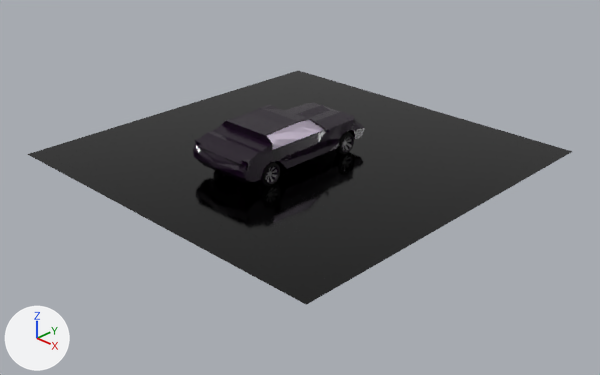
The Blender file Blender/BroomBroom2.blend: old version first, new version second.
One viewpoint serves both versions: a 50 mm camera at (12.47, -12.2, 7.01) aimed at (0.42, 0.16, -1.2). Lighting does not change. The marker at lower left points along +X, +Y and +Z.
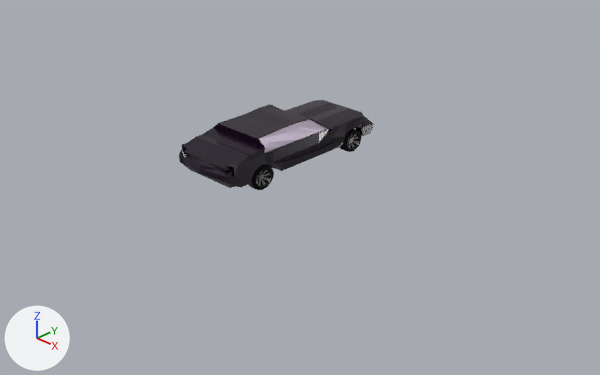
The change, as JSON lines over the scene's bpy script:
```json
{"block": "me_cube", "where": "me_cube.from_pydata(...)  # 743 vertices, 707 faces; spans x -3.32..0.0, y -2.67..11.66, z -2.25..1.91"}
{"block": "me_cube", "where": "# used by ob_cube; location = (0.0, 1.2, -0.07); scale = (-0.273, -0.273, -0.273)"}
{"block": "me_cube", "change": "me_cube part 1: the whole mesh is scaled about its middle by (1, 1.19, 1), then moved by (0.0, 0.13, 0.0)"}
{"op": "add", "block": "ob_plane", "code": "ob_plane.hide_set(True)"}
```

Boxes [x1, y1, x2, y2] around the edits, measured in the pictures (600 x 375 px):
```json
{"object": "Plane", "change": "hidden", "before": [28, 71, 572, 305], "on screen": "black"}
{"object": "Cube", "change": "mesh rescaled", "before": [193, 103, 365, 186], "after": [179, 100, 374, 190], "on screen": "13% wider, 8% taller"}
```
